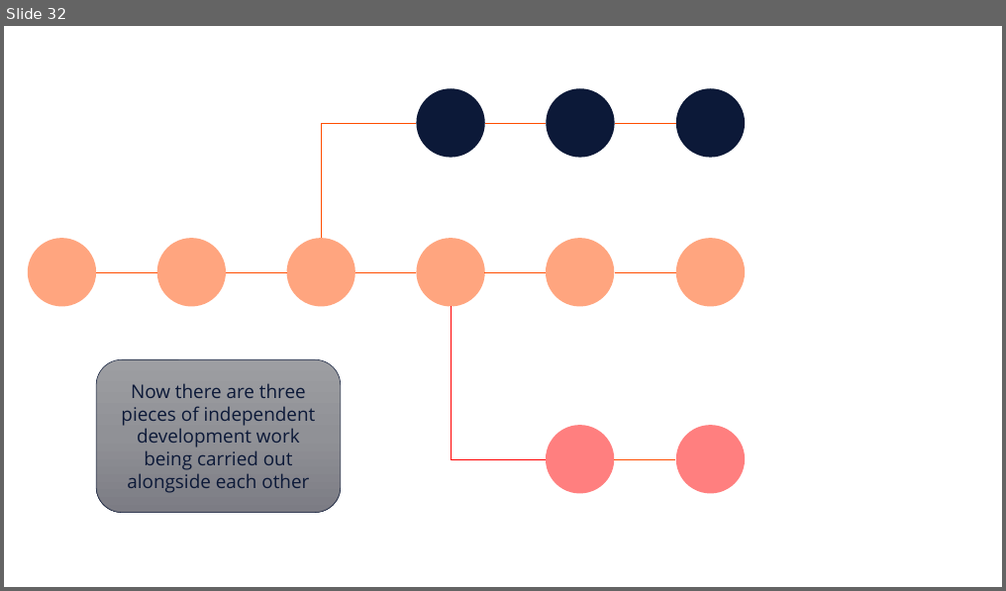
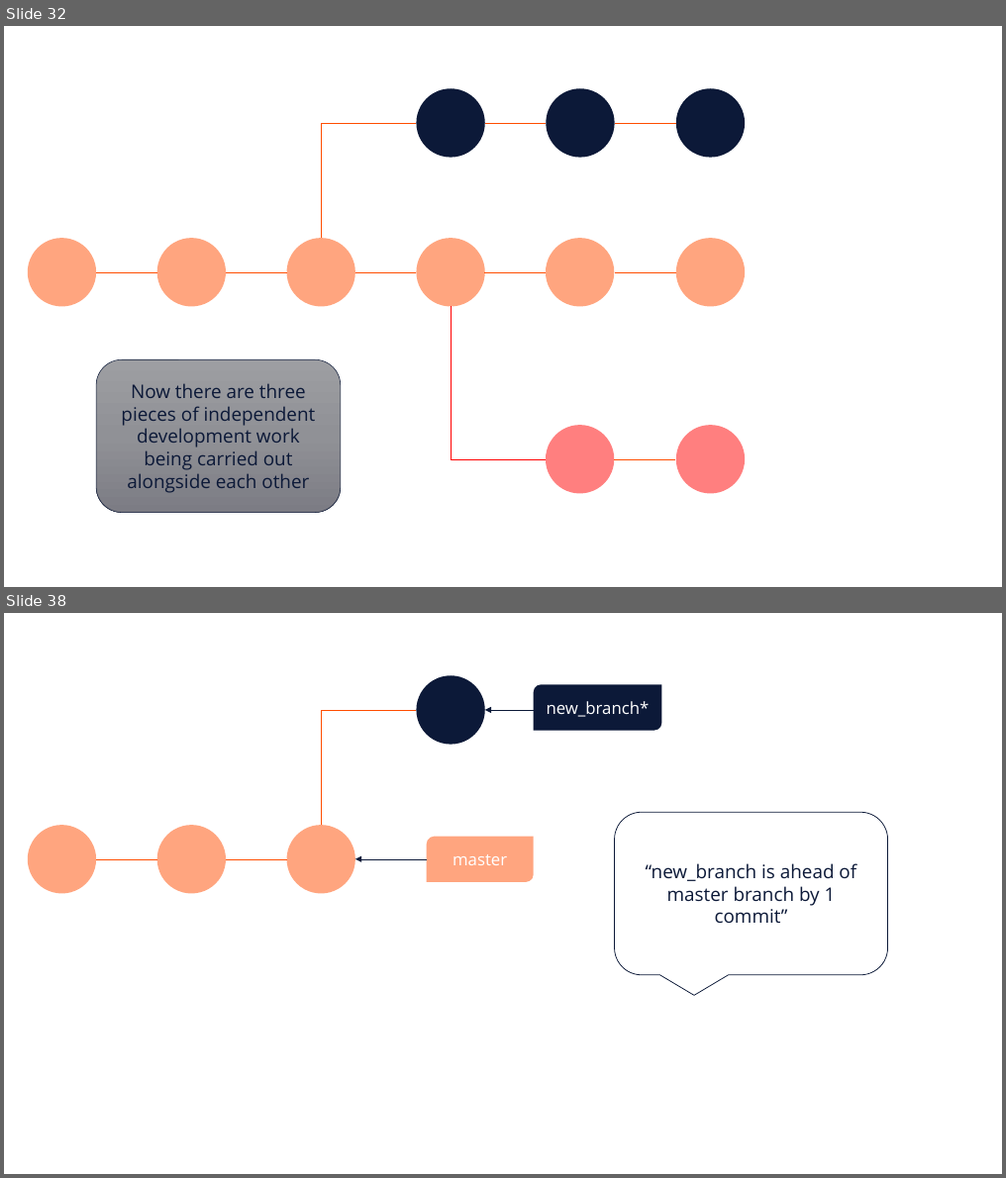
Before and after one commit to e815135/Shiny-App-Project, a slide deck: making basic workflow diagram.pptx. Shown one above the other, each under a label of ours: slide 32 before the commit, slides 32 and 38 after it; the slides between them are not shown. The pictures are 1006x591 and 1006x1178 pixels, drawn with LibreOffice and Linux fonts; fonts in the diff are those of the drawing. Boxes give left, top, right and bottom in pixels: in the first picture for what was removed or moved away, otherwise in the second. Text is boxed around its words. In the diff, an @@ line names an element or a change of style, - is before the commit and + after.

Commit message:
create working on a branch page and add ui and server functions for merge pages

```diff
--- a/making basic workflow diagram.pptx
+++ b/making basic workflow diagram.pptx
@@ slide 38 added at <box>4,613,1002,1174</box>, background #FFFFFF @@
@@ ellipse added at <box>417,676,485,745</box>, fill #0C1938 @@
@@ round diag rect added at <box>534,685,662,731</box>, fill #0C1938, 16 pt, text #FFFFFF @@
+new_branch*
@@ elbow line added from (322, 825) to (417, 710), #FF4D00 0.5 pt @@
@@ arrow added from (534, 710) to (485, 710), #0C1938 0.5 pt @@
@@ rounded speech box added at <box>615,812,888,975</box>, outline #0C1938 0.75 pt, 18 pt, text #0C1938 @@
+“new_branch is ahead of master branch by 1 commit”
@@ round diag rect added at <box>426,837,534,882</box>, fill #FF4D00 at 50% opacity, 16 pt, text #FFFFFF @@
+master
@@ group added at <box>27,825,355,894</box>: 3 ellipses, 2 lines @@
@@ arrow added from (426, 860) to (355, 860), #0C1938 0.5 pt @@
```
Also in this commit, not shown: 16 other slides added, 13 other files.
